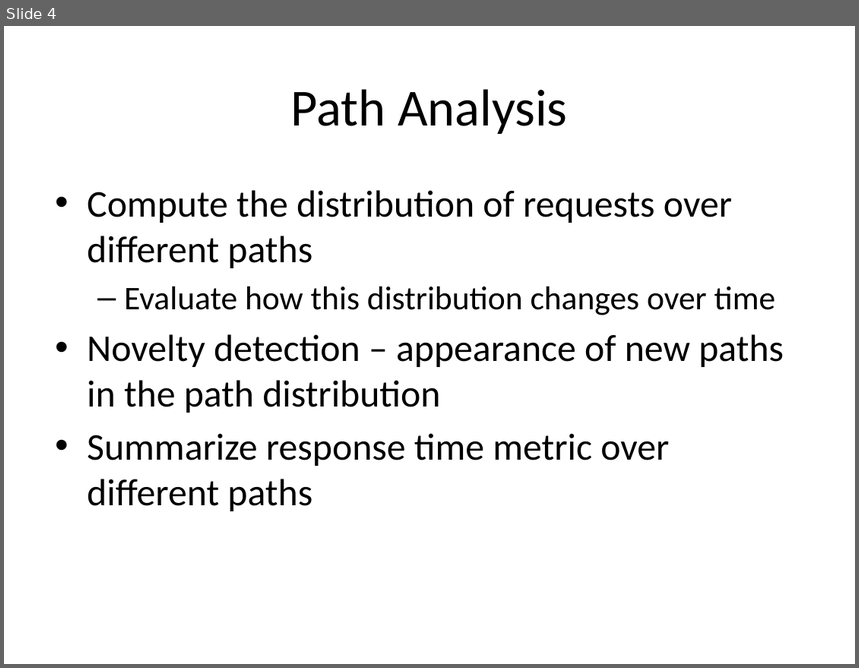
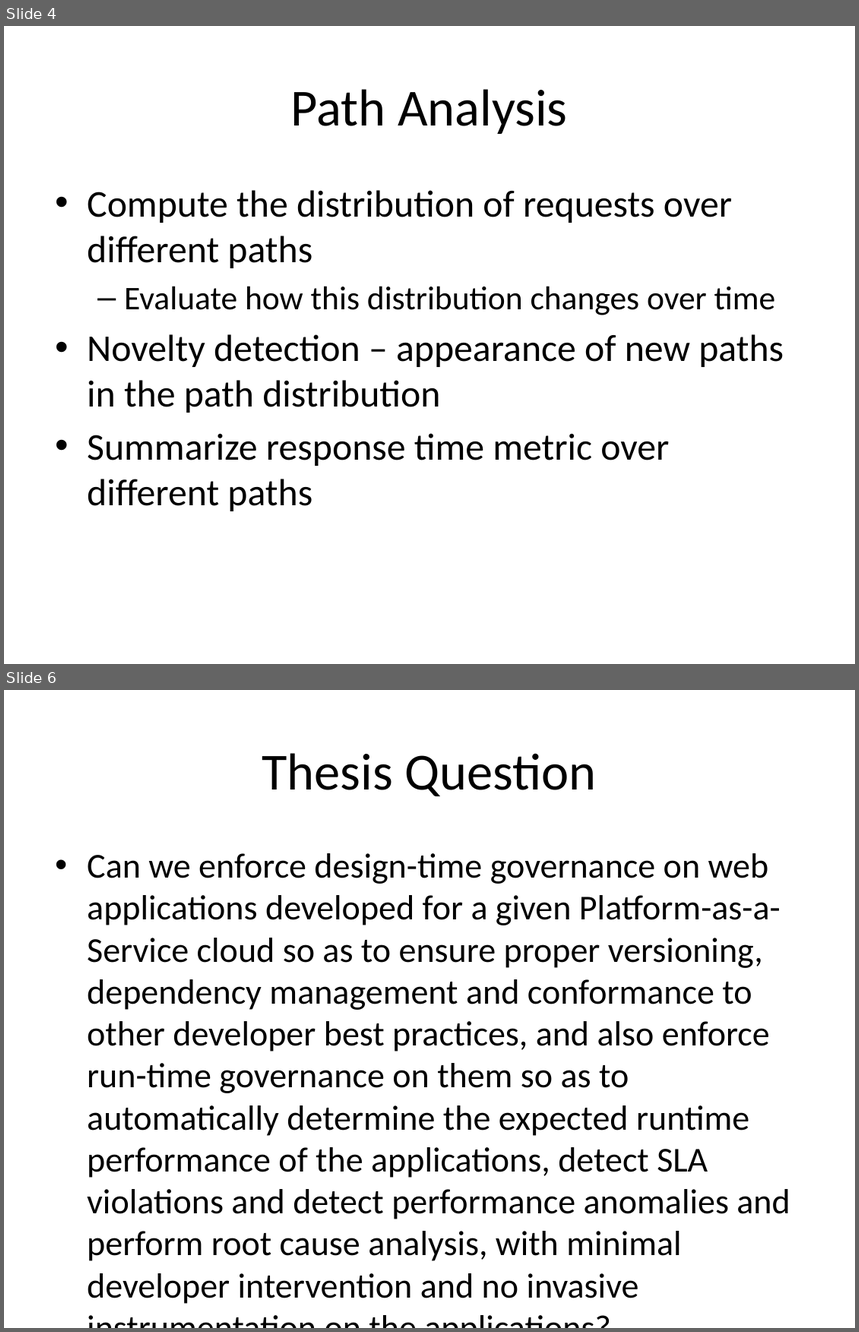
Before and after one commit to Dithn/eager-appscale, a slide deck: Eager/elk-experiment/appserver/system_design.pptx. Shown one above the other, each under a label of ours: slide 4 before the commit, slides 4 and 6 after it; the slides between them are not shown. The pictures are 859x668 and 859x1332 pixels, drawn with LibreOffice and Linux fonts; fonts in the diff are those of the drawing. Boxes give left, top, right and bottom in pixels: in the first picture for what was removed or moved away, otherwise in the second. Text is boxed around its words. In the diff, an @@ line names an element or a change of style, - is before the commit and + after.

Commit message:
thesis question draft

```diff
--- a/Eager/elk-experiment/appserver/system_design.pptx
+++ b/Eager/elk-experiment/appserver/system_design.pptx
@@ slide 6 added at box(4, 690, 855, 1328), background #FFFFFF @@
@@ title added at box(262, 753, 597, 796), 44 pt, text #000000 @@
+Thesis Question
@@ text added at box(87, 853, 790, 1304), 29.6 pt, text #000000 @@
+• Can we enforce design-time governance on web applications developed for a given Platform-as-a-Service cloud so as to ensure proper versioning, dependency management and conformance to other developer best practices, and also enforce run-time governance on them so as to automatically determine the expected runtime performance of the applications, detect SLA violations and detect performance anomalies and perform root cause analysis, with minimal developer intervention and no invasive instrumentation on the applications?
```
Also in this commit, not shown: 1 other slide added.
